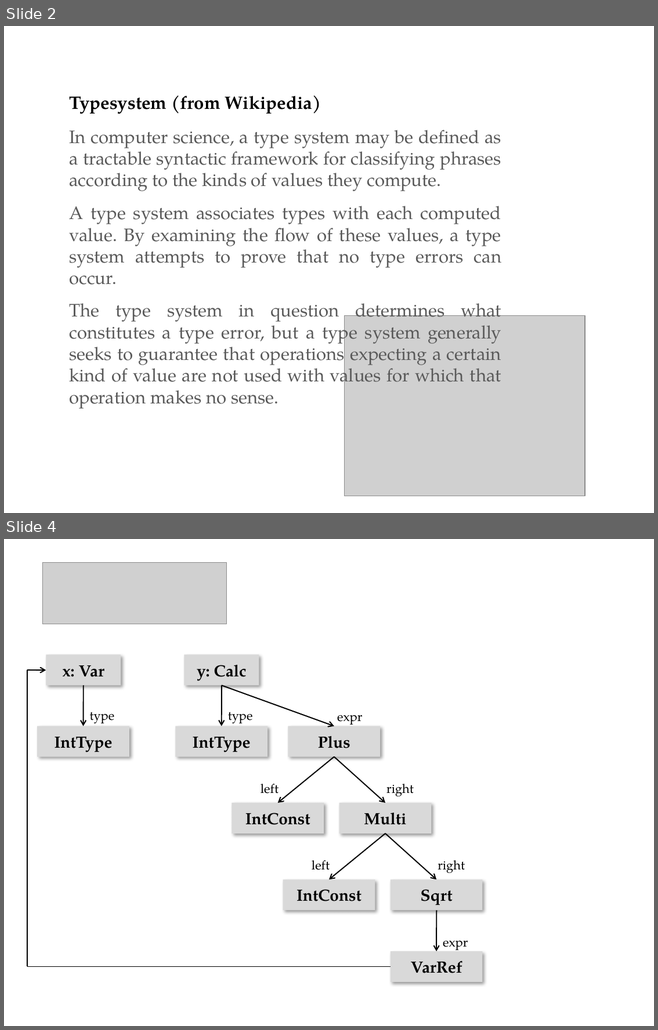
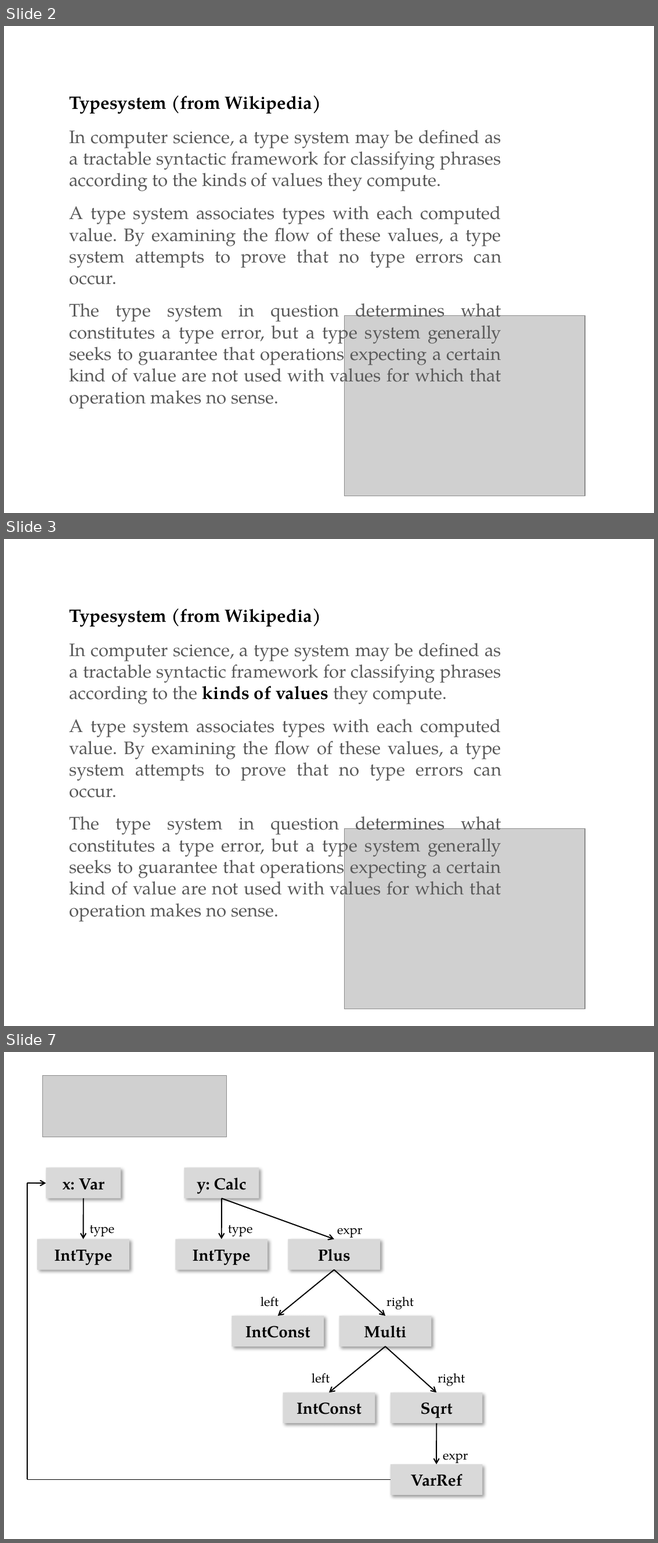
Before and after one commit to rytina/xtext-typesystem, a slide deck: de.itemis.xtext.typesystem/doc/XtextTypesystem.pptx. Shown one above the other, each under a label of ours: slides 2 and 4 before the commit, slides 2, 3 and 7 after it; the slides between them are not shown. The pictures are 658x1030 and 658x1543 pixels, drawn with LibreOffice and Linux fonts; fonts in the diff are those of the drawing; grey boxes stand for pictures. Boxes give left, top, right and bottom in pixels: in the first picture for what was removed or moved away, otherwise in the second. Text is boxed around its words. In the diff, an @@ line names an element or a change of style, - is before the commit and + after.

```diff
--- a/de.itemis.xtext.typesystem/doc/XtextTypesystem.pptx
+++ b/de.itemis.xtext.typesystem/doc/XtextTypesystem.pptx
@@ slide 3 added at [4,539,654,1026], background #FFFFFF @@
@@ text added at [69,609,321,627], 20 pt, text #000000, bold @@
+Typesystem (from Wikipedia)
@@ text added at [69,643,502,922], 20 pt, text #595959 @@
+In computer science, a type system may be defined as a tractable syntactic framework for classifying phrases according to the kinds of values they compute.
+A type system associates types with each computed value. By examining the flow of these values, a type system attempts to prove that no type errors can occur.
+The type system in question determines what constitutes a type error, but a type system generally seeks to guarantee that operations expecting a certain kind of value are not used with values for which that operation makes no sense.
@@ picture added at [344,829,585,1009] @@
@@ what was slide 4 is now slide 7 @@
```
Also in this commit, not shown: 2 slides changed, 3 other slides added, 1 slide removed.
